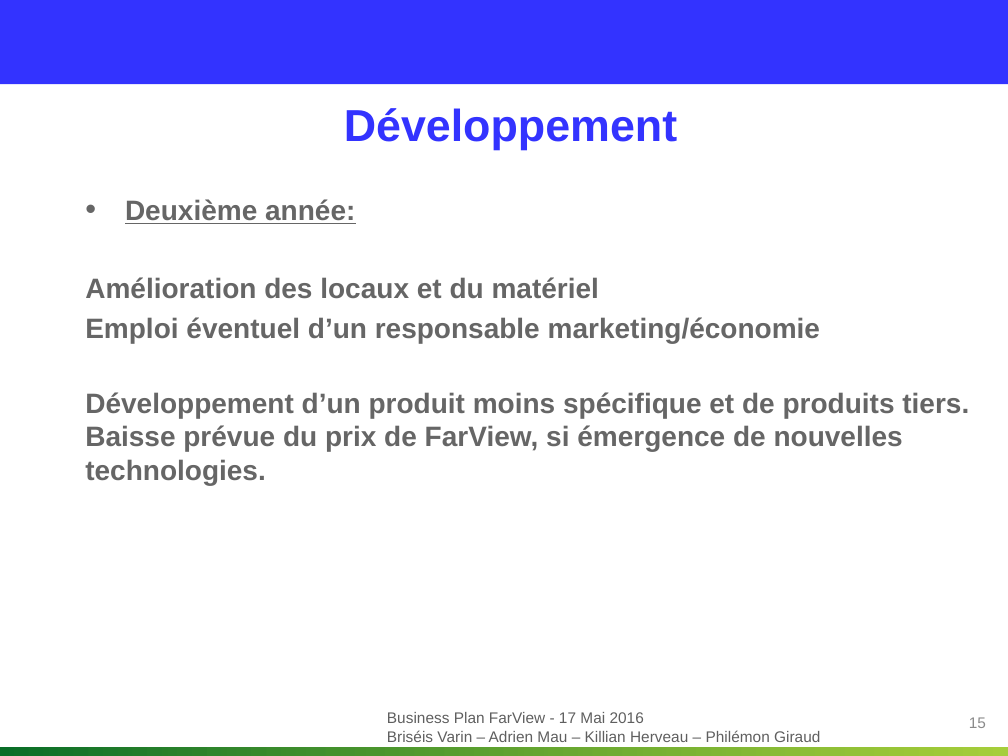
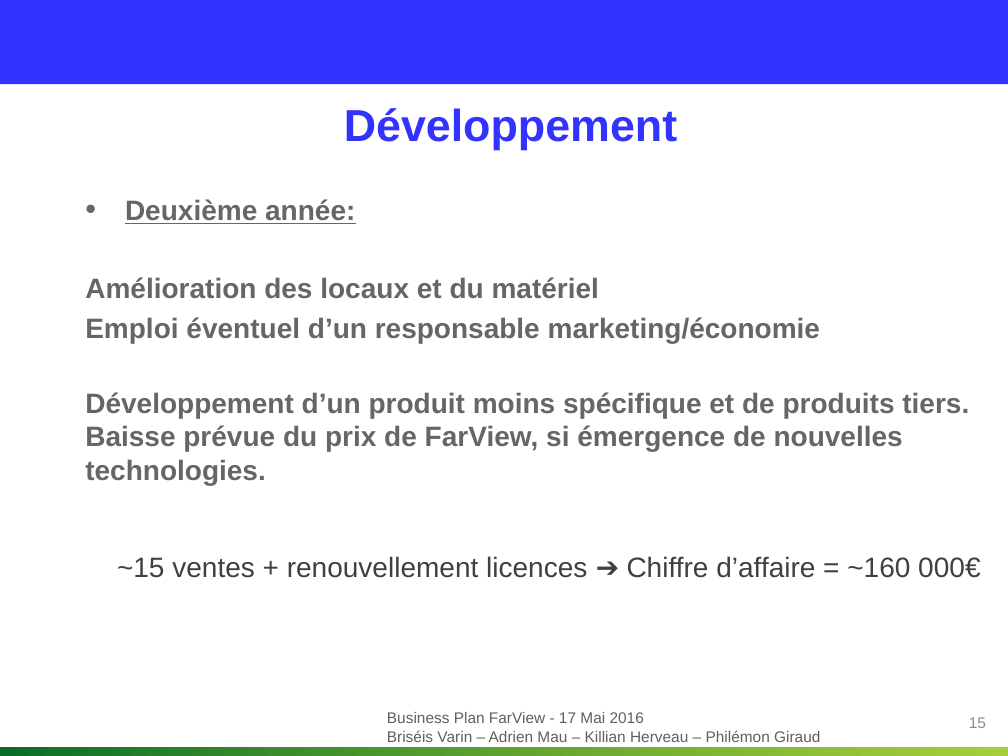
Before and after one commit to Killian-Herveau/PIMS, a slide deck: slide 15 of OppAffaire/Présentation orale/Présentation.pptx. Drawn at 1008x756 pixels with LibreOffice and Linux fonts; fonts in the diff are those of the drawing; background and template pictures are left out. Boxes give left, top, right and bottom in pixels: in the first picture for what was removed or moved away, otherwise in the second. Text is boxed around its words. In the diff, an @@ line names an element or a change of style, - is before the commit and + after.

```diff
--- a/OppAffaire/Présentation orale/Présentation.pptx
+++ b/OppAffaire/Présentation orale/Présentation.pptx
@@ text added at (117,556,980,578), 20 pt, text #404040 @@
+~15 ventes + renouvellement licences ➔ Chiffre d’affaire = ~160 000€
```
Also in this commit, not shown: 8 other slides changed, 1 other file.
